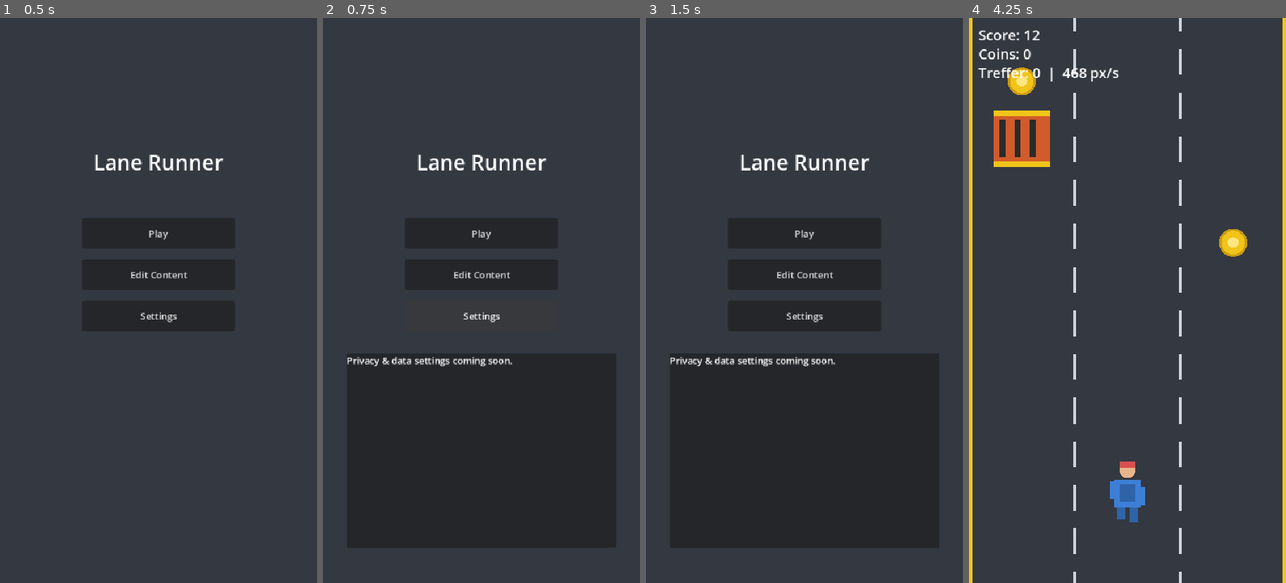
Above: before the commit, frames 1-4 (left to right).
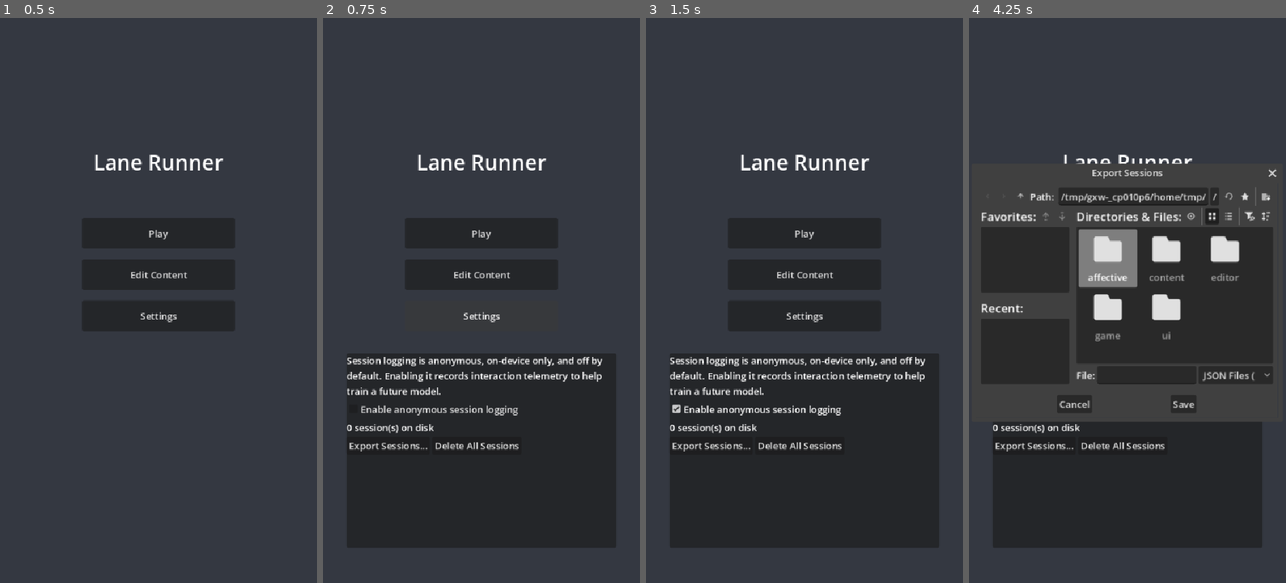
Above: after the commit, the same moments.

Repository: LauxThomas/AffectiveFlowAI_Engine
Game: Godot game, scene res://ui/main_menu.tscn
Same seed, same stepped clock (60 frames per second), same inputs: the game is played once before the commit and once after it.
Inputs (mouse positions are in pixels of both pictures, inside the frame that each line leads up to):
- Up to frame 1 (0.5 s): no input
- Up to frame 2 (0.75 s): click "Settings" at 0.5 s
- Up to frame 3 (1.5 s): click (804, 407) at 1.25 s, where only the run after the commit has a clickable "Enable anonymous session logg…"
- Up to frame 4 (4.25 s): click (1035, 447) at 2 s, where only the run after the commit has a clickable "Export Sessions..."; click "Play" at 2.75 s; click (1127, 232) at 3.5 s, where only the run after the commit has a clickable "Play"

Frame 1 is identical in both runs. In frame 2, 2.5% of the frame differs, in the area x 7-89%, y 60-77%; in frame 3, 2.5%; in frame 4, 14%, in the area x 0-100%, y 0-100%.

Commit message:
Add real consent UI, replacing the C7 dev-only HUD toggle
The main menu's Settings panel now has a user-facing consent checkbox
(defaults unchecked), a live session count, an Export Sessions button
(desktop FileDialog, disabled+tooltipped on Web, bundles all sessions
into one JSON file), and a Delete All Sessions button gated behind a
confirmation dialog since it's irreversible. Removes the F4 dev toggle
from the Debug HUD (which still shows live logging status, just no
longer controls it) - this is the last of the 13 planned commits.

Verified end-to-end via the autoload's tick timer (runs regardless of
active scene): enabled consent, confirmed a session file appeared and
the status label updated, exported and confirmed the bundle held real
content, deleted and confirmed zero sessions remained, then disabled
consent again - all through the same handlers the UI buttons call.
Clean import/export/runtime with the test hook fully reverted.

Diff:
--- a/ui/debug_hud.gd
+++ b/ui/debug_hud.gd
@@ -36,13 +36,8 @@
 func _unhandled_input(event: InputEvent) -> void:
 	if event is InputEventKey:
 		var key_event := event as InputEventKey
-		if key_event.pressed and not key_event.echo:
-			if key_event.keycode == KEY_F3:
-				panel.visible = not panel.visible
-			# Dev-only logging toggle - replaced by a real consent checkbox
-			# in the main menu once it exists. Consent still defaults off.
-			elif key_event.keycode == KEY_F4:
-				AffectiveEngine.set_logging_consent(not AffectiveEngine.is_logging_enabled())
+		if key_event.pressed and not key_event.echo and key_event.keycode == KEY_F3:
+			panel.visible = not panel.visible
 
 func _process(_delta: float) -> void:
 	if not panel.visible:
@@ -55,9 +50,9 @@
 		if bar != null:
 			bar.value = float(features.get(key, 0.0)) * 100.0
 	if AffectiveEngine.is_logging_enabled():
-		logging_label.text = "Logging: ON (F4) - %d ticks" % AffectiveEngine.debug_logged_ticks()
+		logging_label.text = "Logging: ON - %d ticks (toggle in Settings)" % AffectiveEngine.debug_logged_ticks()
 	else:
-		logging_label.text = "Logging: off (F4)"
+		logging_label.text = "Logging: off (toggle in Settings)"
 	var log_lines: Array[String] = AffectiveEngine.debug_event_log()
 	if log_lines != _last_log:
 		_last_log = log_lines
--- a/ui/debug_hud.tscn
+++ b/ui/debug_hud.tscn
@@ -128,7 +128,7 @@
 [node name="LoggingLabel" type="Label" parent="Panel/VBoxContainer"]
 layout_mode = 2
 theme_override_font_sizes/font_size = 18
-text = "Logging: off (F4)"
+text = "Logging: off (toggle in Settings)"
 
 [node name="PacksLabel" type="Label" parent="Panel/VBoxContainer"]
 layout_mode = 2
--- a/ui/main_menu.gd
+++ b/ui/main_menu.gd
@@ -4,12 +4,35 @@
 @onready var edit_content_button: Button = $EditContentButton
 @onready var settings_button: Button = $SettingsButton
 @onready var settings_panel: PanelContainer = $SettingsPanel
+@onready var consent_check: CheckBox = $SettingsPanel/SettingsContent/ConsentCheck
+@onready var sessions_status_label: Label = $SettingsPanel/SettingsContent/SessionsStatusLabel
+@onready var export_sessions_button: Button = $SettingsPanel/SettingsContent/SessionButtons/ExportSessionsButton
+@onready var delete_sessions_button: Button = $SettingsPanel/SettingsContent/SessionButtons/DeleteSessionsButton
+@onready var export_sessions_dialog: FileDialog = $SettingsPanel/ExportSessionsDialog
+@onready var delete_sessions_confirm: ConfirmationDialog = $SettingsPanel/DeleteSessionsConfirm
 
 func _ready() -> void:
 	settings_panel.visible = false
 	play_button.pressed.connect(_on_play_pressed)
 	edit_content_button.pressed.connect(_on_edit_content_pressed)
 	settings_button.pressed.connect(_on_settings_pressed)
+
+	consent_check.button_pressed = AffectiveEngine.is_logging_enabled()
+	consent_check.toggled.connect(_on_consent_toggled)
+	export_sessions_button.pressed.connect(_on_export_sessions_pressed)
+	delete_sessions_button.pressed.connect(_on_delete_sessions_pressed)
+
+	export_sessions_dialog.file_mode = FileDialog.FILE_MODE_SAVE_FILE
+	export_sessions_dialog.access = FileDialog.ACCESS_FILESYSTEM
+	export_sessions_dialog.filters = PackedStringArray(["*.json ; JSON Files"])
+	export_sessions_dialog.file_selected.connect(_on_export_sessions_file_selected)
+	if OS.get_name() == "Web":
+		export_sessions_button.disabled = true
+		export_sessions_button.tooltip_text = "Needs a browser file API (JavaScriptBridge) - TODO"
+
+	delete_sessions_confirm.confirmed.connect(_on_delete_sessions_confirmed)
+
+	_refresh_sessions_status()
 
 func _on_play_pressed() -> void:
 	get_tree().change_scene_to_file("res://game/main.tscn")
@@ -19,3 +42,31 @@
 
 func _on_settings_pressed() -> void:
 	settings_panel.visible = not settings_panel.visible
+	if settings_panel.visible:
+		_refresh_sessions_status()
+
+func _on_consent_toggled(enabled: bool) -> void:
+	AffectiveEngine.set_logging_consent(enabled)
+
+func _refresh_sessions_status() -> void:
+	sessions_status_label.text = "%d session(s) on disk" % SessionLogger.list_sessions().size()
+
+func _on_export_sessions_pressed() -> void:
+	export_sessions_dialog.popup_centered(Vector2i(480, 400))
+
+func _on_export_sessions_file_selected(path: String) -> void:
+	var bundle: Array = []
+	for session_id in SessionLogger.list_sessions():
+		bundle.append({"session_id": session_id, "content": SessionLogger.export_session(session_id)})
+	var file := FileAccess.open(path, FileAccess.WRITE)
+	if file == null:
+		return
+	file.store_string(JSON.stringify(bundle))
+	file.close()
+
+func _on_delete_sessions_pressed() -> void:
+	delete_sessions_confirm.popup_centered()
+
+func _on_delete_sessions_confirmed() -> void:
+	SessionLogger.delete_all_sessions()
+	_refresh_sessions_status()
--- a/ui/main_menu.tscn
+++ b/ui/main_menu.tscn
@@ -49,7 +49,34 @@
 [node name="SettingsContent" type="VBoxContainer" parent="SettingsPanel"]
 layout_mode = 2
 
-[node name="PlaceholderLabel" type="Label" parent="SettingsPanel/SettingsContent"]
+[node name="PrivacyLabel" type="Label" parent="SettingsPanel/SettingsContent"]
 layout_mode = 2
 autowrap_mode = 2
-text = "Privacy & data settings coming soon."
+text = "Session logging is anonymous, on-device only, and off by default. Enabling it records interaction telemetry to help train a future model."
+
+[node name="ConsentCheck" type="CheckBox" parent="SettingsPanel/SettingsContent"]
+layout_mode = 2
+text = "Enable anonymous session logging"
+
+[node name="SessionsStatusLabel" type="Label" parent="SettingsPanel/SettingsContent"]
+layout_mode = 2
+text = "0 session(s) on disk"
+
+[node name="SessionButtons" type="HBoxContainer" parent="SettingsPanel/SettingsContent"]
+layout_mode = 2
+
+[node name="ExportSessionsButton" type="Button" parent="SettingsPanel/SettingsContent/SessionButtons"]
+layout_mode = 2
+text = "Export Sessions..."
+
+[node name="DeleteSessionsButton" type="Button" parent="SettingsPanel/SettingsContent/SessionButtons"]
+layout_mode = 2
+text = "Delete All Sessions"
+
+[node name="ExportSessionsDialog" type="FileDialog" parent="SettingsPanel"]
+title = "Export Sessions"
+size = Vector2i(480, 400)
+
+[node name="DeleteSessionsConfirm" type="ConfirmationDialog" parent="SettingsPanel"]
+title = "Delete all sessions?"
+dialog_text = "This permanently deletes every logged session file from this device. This cannot be undone."
Not shown, changed: docs/MVP_SPEC.md
